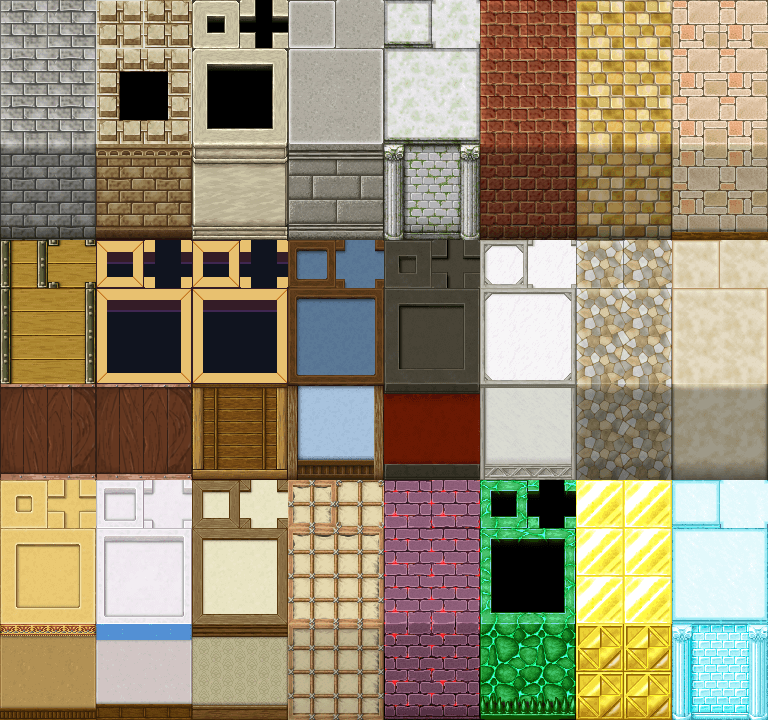
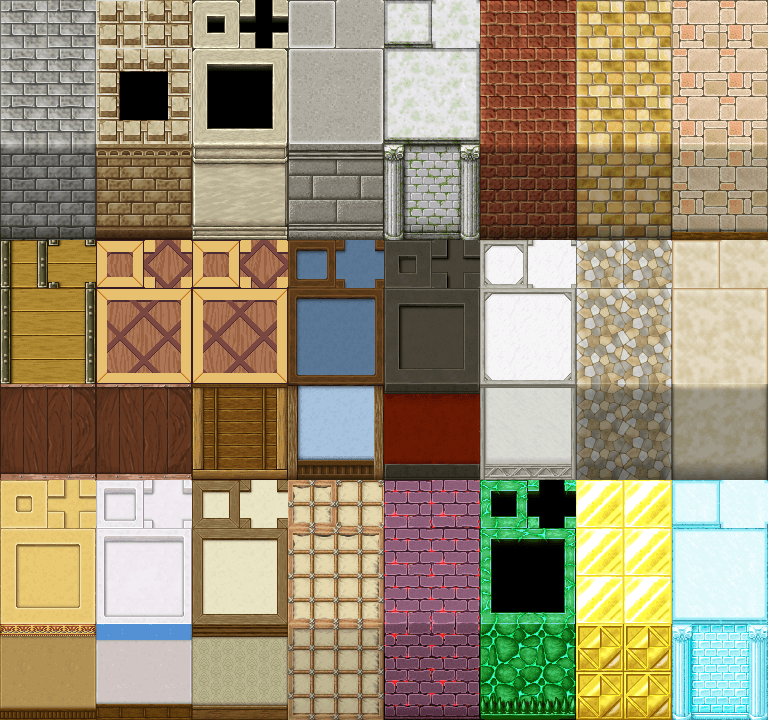
Two versions of the same layered image (768x720). Layer-by-layer changes:
painted on "Roof copy" over [107, 240, 192, 373]
painted on "Roof" over [203, 240, 288, 373]